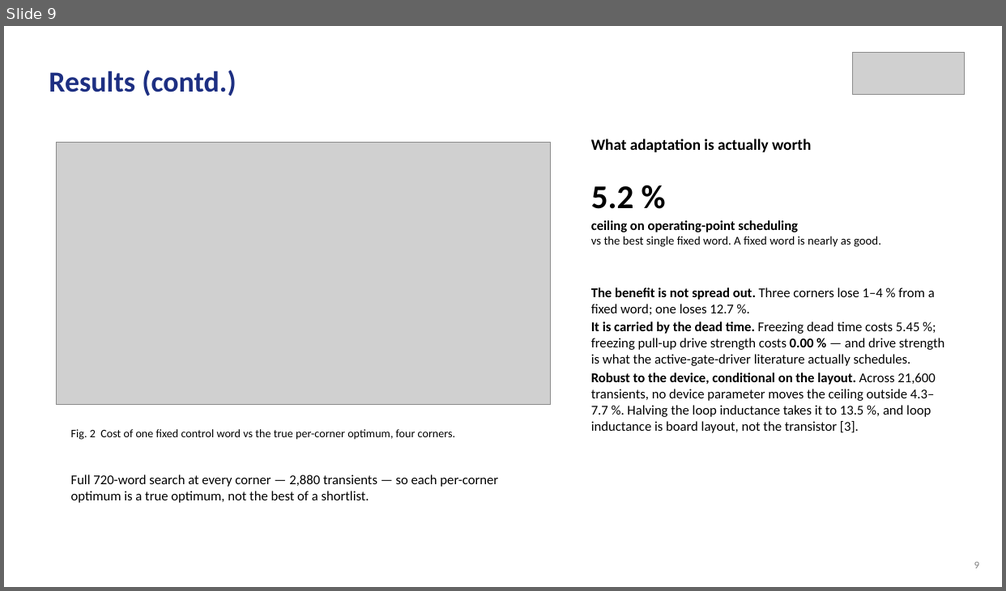
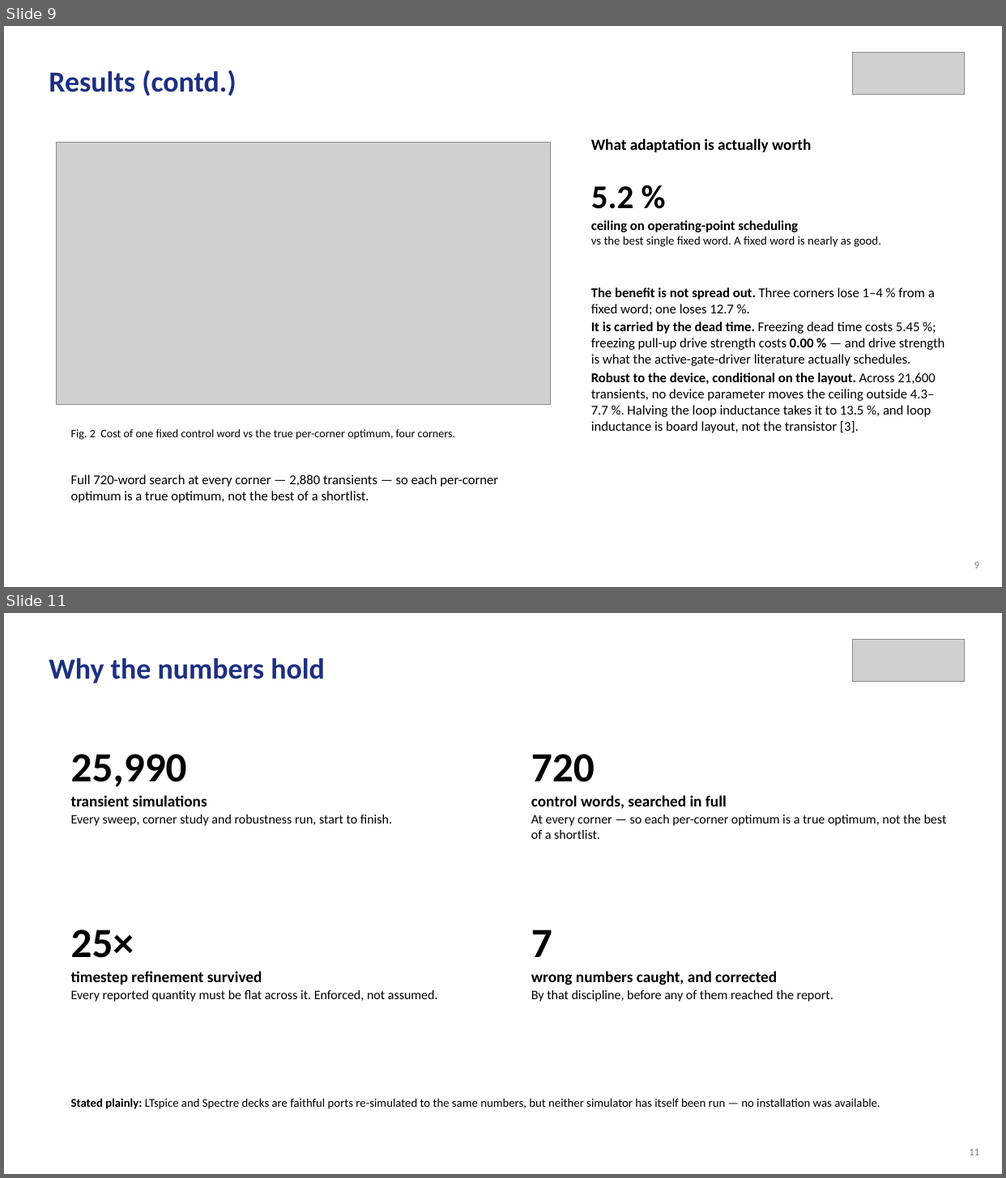
Before and after one commit to Amritha902/gan-driver, a slide deck: review/Review1_GaN_Segmented_Gate_Driver.pptx. Shown one above the other, each under a label of ours: slide 9 before the commit, slides 9 and 11 after it; the slides between them are not shown. The pictures are 1006x591 and 1006x1178 pixels, drawn with LibreOffice and Linux fonts; fonts in the diff are those of the drawing; grey boxes stand for pictures. Boxes give left, top, right and bottom in pixels: in the first picture for what was removed or moved away, otherwise in the second. Text is boxed around its words. In the diff, an @@ line names an element or a change of style, - is before the commit and + after.

```diff
--- a/review/Review1_GaN_Segmented_Gate_Driver.pptx
+++ b/review/Review1_GaN_Segmented_Gate_Driver.pptx
@@ slide 11 added at [4, 613, 1002, 1174], background #FFFFFF @@
@@ text added at [49, 658, 325, 683], 28 pt, text #1D2F82, bold @@
+Why the numbers hold
@@ picture added at [852, 639, 965, 682] @@
@@ text added at [71, 754, 392, 826], 12.5 pt, text #000000 @@
+25,990
+transient simulations
+Every sweep, corner study and robustness run, start to finish.
@@ text added at [531, 754, 947, 839], 12.5 pt, text #000000 @@
+720
+control words, searched in full
+At every corner — so each per-corner optimum is a true optimum, not the best of a shortlist.
@@ text added at [71, 930, 438, 1002], 12.5 pt, text #000000 @@
+25×
+timestep refinement survived
+Every reported quantity must be flat across it. Enforced, not assumed.
@@ text added at [531, 930, 833, 1002], 12.5 pt, text #000000 @@
+7
+wrong numbers caught, and corrected
+By that discipline, before any of them reached the report.
@@ text added at [71, 1098, 880, 1110], 11.5 pt, text #000000 @@
+Stated plainly: LTspice and Spectre decks are faithful ports re-simulated to the same numbers, but neither simulator has itself been run — no installation was available.
@@ text added at [969, 1149, 979, 1156], 10 pt, text #808080 @@
+11
```
Also in this commit, not shown: 3 slides changed, 1 other slide added, 4 other files.
